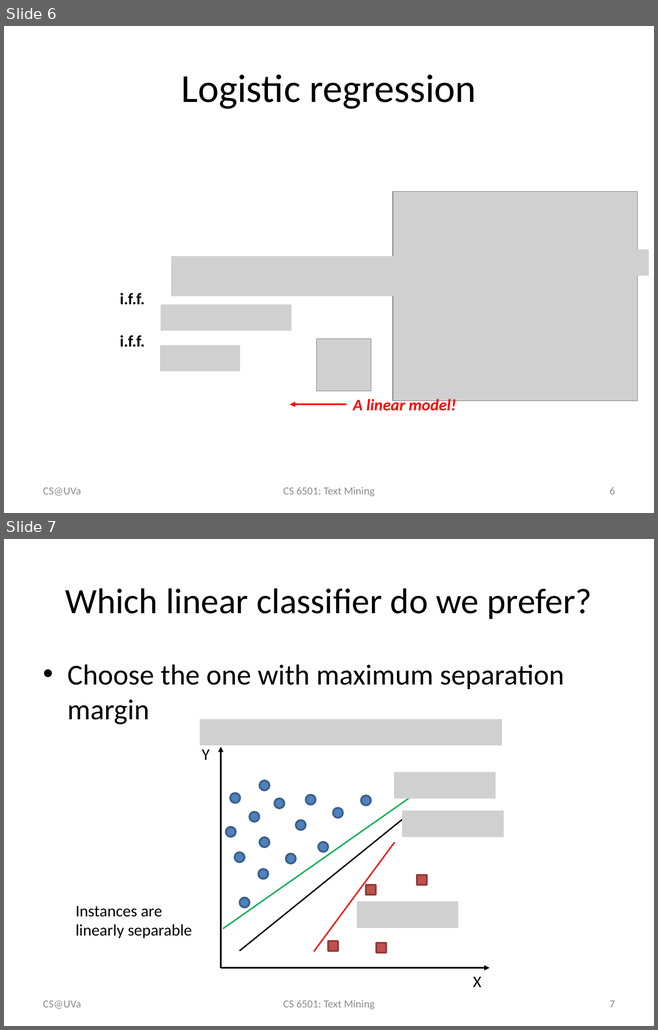
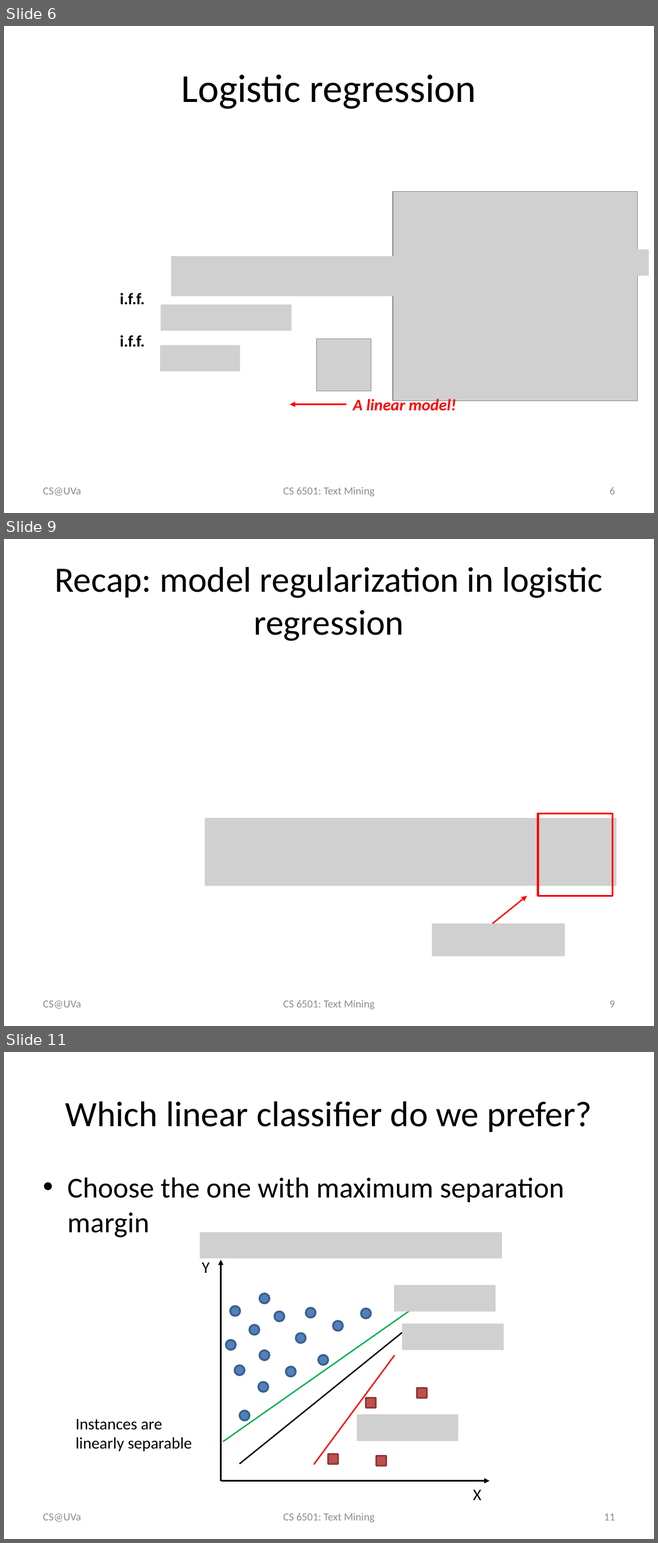
Before and after one commit to wang296/CS6501-Text-Mining, a slide deck: docs/svm.pptx. Shown one above the other, each under a label of ours: slides 6 and 7 before the commit, slides 6, 9 and 11 after it; the slides between them are not shown. The pictures are 658x1030 and 658x1543 pixels, drawn with LibreOffice and Linux fonts; fonts in the diff are those of the drawing; grey boxes stand for pictures. Boxes give left, top, right and bottom in pixels: in the first picture for what was removed or moved away, otherwise in the second. Text is boxed around its words. In the diff, an @@ line names an element or a change of style, - is before the commit and + after.

```diff
--- a/docs/svm.pptx
+++ b/docs/svm.pptx
@@ slide 9 added at box(4, 539, 654, 1026), background #FFFFFF @@
@@ title added at box(55, 567, 602, 641), 39.6 pt, text #000000 @@
+Recap: model regularization in logistic regression
@@ rectangle added at box(538, 813, 612, 896), outline #FF0000 2 pt @@
@@ picture added at box(205, 819, 616, 886) @@
@@ arrow added from (492, 924) to (527, 896), #FF0000 1.5 pt @@
@@ picture added at box(431, 924, 565, 956) @@
@@ text added at box(43, 1001, 81, 1009), 12 pt, text #8C8C8C @@
+CS@UVa
@@ text added at box(283, 1000, 375, 1009), 12 pt, text #8C8C8C @@
+CS 6501: Text Mining
@@ page number added at box(609, 1001, 614, 1008), 12 pt, text #8C8C8C @@
+9
@@ what was slide 7 is now slide 11 @@
@@ page number at box(604, 1514, 615, 1521): text changed @@
-7
+11
```
Also in this commit, not shown: 2 slides changed, 3 other slides added, 6 other files.
